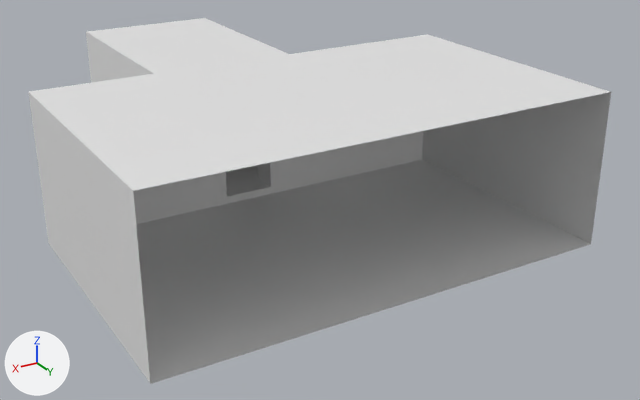
The OBJ model src/assets/level_chapter04/level02.obj, before and after one commit.
Before and after are seen from a camera (50 mm lens) standing at (122.0, 287.0, 106.0) and looking at (-15.0, 59.0, -8.0). Lighting does not change. The marker at lower left points along +X, +Y and +Z. Where no turn or scale is listed for an object, it has been applied to the vertices. Vertices at the same position are counted once.

The first picture shows 'level02'.
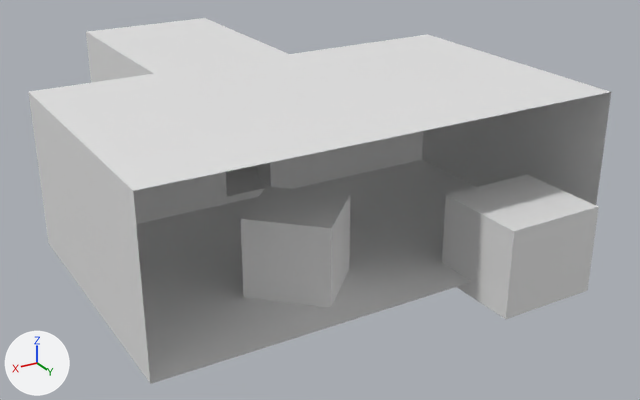
Edits to the scene script, one JSON object a line:
```json
{"block": "me_level02", "where": "# used by ob_level02; location = (0.0, 0.0, 0.0)"}
{"op": "remove", "block": "me_level02", "code": "me_level02.from_pydata(...)  # 232 vertices, 446 faces; spans x -73.0..68.0, y -50.0..122.0, z -12.0..36.0"}
{"op": "add", "block": "me_level02", "code": "me_level02.from_pydata(...)  # 244 vertices, 468 faces; spans x -73.0..68.0, y -50.0..136.0, z -17.0..36.0"}
{"block": "me_level02", "change": "me_level02 part 1: a new loose piece, a box spanning x -57.0..-27.0, y 108.0..136.0, z -17.0..9.0"}
{"block": "me_level02", "change": "me_level02 part 2"}
{"block": "me_level02", "change": "8 vertices are added at x -1.0..32.0, y 80.0..114.0, z -15.0..11.0"}
{"block": "me_level02", "change": "12 new faces join them"}
```

Changed parts and their boxes (x1, y1, x2, y2) in the pictures (640 x 400 px):
```json
{"part": 1, "of": "me_level02", "change": "added", "after": [442, 174, 599, 319]}
{"part": 2, "of": "me_level02", "change": "added", "after": [241, 187, 350, 308]}
```
